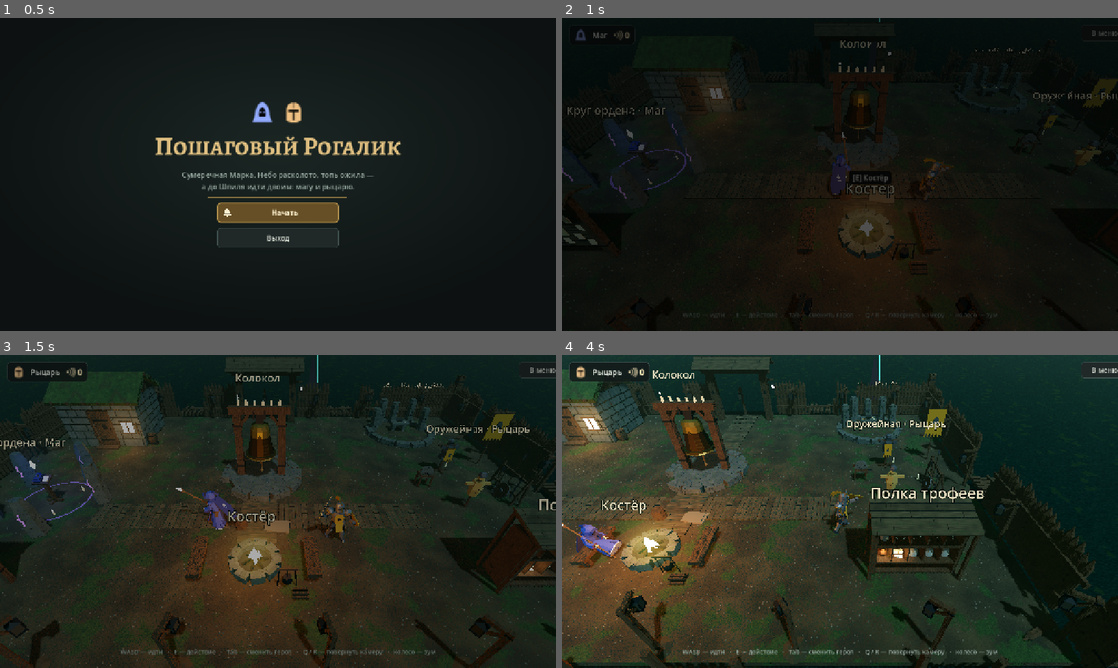
Above: before the commit, frames 1-4 (two rows, left to right).
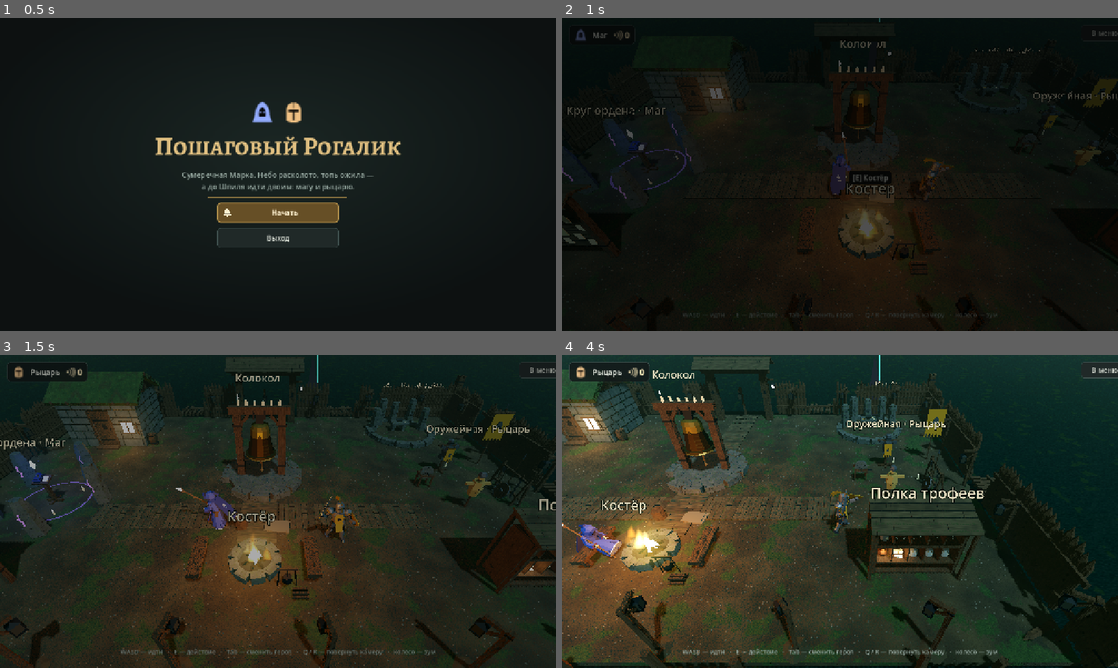
Above: after the commit, the same moments.

Repository: Devourer77/RogalicGame
Game: Godot game, scene res://ui/main_menu.tscn
The game is run twice, just before and just after one commit, with the same random seed, the same clock (stepped at 60 frames per second) and the same inputs.
Inputs (mouse positions are in pixels of both pictures, inside the frame that each line leads up to):
- Up to frame 1 (0.5 s): no input
- Up to frame 2 (1 s): click "Начать" at 0.5 s
- Up to frame 3 (1.5 s): tap Enter at 1.25 s; move the mouse to (400, 495) at 1.27 s; hold D (hub_right) from 1.28 s (still down); hold Tab (hub_switch) from 1.28 s (still down); click (400, 495) at 1.42 s
- Up to frame 4 (4 s): release D (hub_right) at 2 s; release Tab (hub_switch) at 2 s; drag from (728, 527) to (812, 574) at 2.02 s; move the mouse to (895, 442) at 2.77 s; hold D (hub_right) 2.78-3.5 s; tap Enter at 2.85 s; drag from (812, 574) to (673, 464) at 3.52 s

Frame 1 is identical in both runs. In frame 2, 0.1% of the frame differs, in the area x 49-58%, y 13-71%; in frame 3, 0.1%; in frame 4, 0.5%, in the area x 10-18%, y 11-66%.

Commit message:
Эффекты, этап 6: атмосфера топей и заставы
Арены: мягкие болотные огоньки (GPU-частицы с турбулентностью) вместо
шариков, в пещере — искры; полосы тумана за краями поля; мошкара у
больших деревьев; морось в половине боёв (RAIN_ENABLED, RAIN_CHANCE,
выбор по сиду раскладки, общий генератор не трогается); споры вокруг
споровика. Застава: живой костёр с углями, дымом и мерцающим светом,
колышущиеся свечи колокола, мотыльки у горящих фонарей, туман за
частоколом, огоньки над шарами покорённых духов в Святилище.
VfxPlayer: турбулентность, выброс по коробке, перекраска loop.

Co-Authored-By: Claude Opus 5.5 <noreply@anthropic.com>
Claude-Session: https://claude.ai/code/session_01JjJyb7mvPtaHjpg3oVwvri

Diff:
--- a/scripts/battle.gd
+++ b/scripts/battle.gd
@@ -50,6 +50,8 @@
 const HITSTOP_TIME: float = 0.08           # стоп-кадр: на столько секунд игра почти замирает
 const HITSTOP_SCALE: float = 0.05          # …и идёт с такой скоростью (1.0 — без стоп-кадра)
 const SHAKE_ENABLED: bool = true           # тряска камеры (потом — в настройки)
+const RAIN_ENABLED: bool = true            # морось над топями (потом — в настройки)
+const RAIN_CHANCE: float = 0.5             # в какой доле боёв идёт морось
 const SHAKE_POWER_HERO_HIT: float = 0.06   # тряска, когда бьют героя
 const SHAKE_POWER_BIG_HIT: float = 0.15    # …сильный удар (от VfxPlayer.BIG_HIT) или добивание
 const SHAKE_POWER_BOSS: float = 0.3        # удар босса
@@ -111,6 +113,10 @@
 	add_child(vfx)
 	vfx.warm_up()
 	board.vfx = vfx   # живой огонь, круги на воде, газ и т. п. на клетках
+	# Атмосфера арены: огоньки, туман, мошкара; морось — в части боёв (выбор по сиду раскладки,
+	# на правила и общий генератор случайностей не влияет)
+	var rainy: bool = RAIN_ENABLED and posmod(hash(layout_seed), 100) < int(RAIN_CHANCE * 100.0)
+	board.add_atmosphere(rainy)
 	_create_views()
 	_connect_logic()
 	hud.card_pressed.connect(_on_card_pressed)
@@ -151,6 +157,7 @@
 	view.setup_label(1.4 * e.data.size + 0.55)
 	_views[e] = view
 	_last_hp[e] = e.hp
+	vfx.enemy_ambient(view, e.data.id if e.data != null else "", _unit_height(e))   # споры у споровика
 	return view
 
 
--- a/scripts/board.gd
+++ b/scripts/board.gd
@@ -342,7 +342,50 @@
 	dot.material = _glow_material(COLOR_EMBER_LIGHT if _arena == "cave" else COLOR_WISP, 3.0)   # в пещере — искры
 	wisps.mesh = dot
 	wisps.position = field_center() + Vector3(0.0, 0.9, 0.0)
+	wisps.name = "Wisps"
 	add_child(wisps)
+
+
+# Атмосфера арены (эффекты, этап 6): мягкие огоньки вместо шариков, туман у краёв,
+# мошкара у деревьев, морось. Зовётся сценой боя после того, как задан vfx.
+func add_atmosphere(rain: bool) -> void:
+	if vfx == null:
+		return
+	var center: Vector3 = field_center()
+	var half := Vector3(width * CELL_STEP * 0.5, 0.0, height * ROW_STEP * 0.5)
+	var old: Node = get_node_or_null("Wisps")
+	if old != null:
+		old.queue_free()
+	var air := Node3D.new()
+	air.name = "Atmosphere"
+	add_child(air)
+	if _arena == "cave":
+		# В пещере вместо огоньков — искры углей, тумана и дождя нет
+		vfx.loop("wisp_loop", air, center + Vector3(0.0, 1.0, 0.0), 1.0, COLOR_EMBER_LIGHT,
+			Vector3(half.x + 2.0, 0.8, half.z + 2.0))
+		return
+	vfx.loop("wisp_loop", air, center + Vector3(0.0, 1.0, 0.0), 1.0, Color(0, 0, 0, 0),
+		Vector3(half.x + 4.0, 0.6, half.z + 4.0))
+	# Туман: четыре полосы за краями поля, над водой — поле остаётся чистым
+	var edge: float = 3.5
+	for side: Array in [[Vector3(0.0, 0.0, -half.z - edge), Vector3(half.x + 6.0, 0.3, 2.0)],
+			[Vector3(0.0, 0.0, half.z + edge), Vector3(half.x + 6.0, 0.3, 2.0)],
+			[Vector3(-half.x - edge, 0.0, 0.0), Vector3(2.0, 0.3, half.z + 2.0)],
+			[Vector3(half.x + edge, 0.0, 0.0), Vector3(2.0, 0.3, half.z + 2.0)]]:
+		vfx.loop("mist_loop", air, center + side[0] + Vector3(0.0, 0.4, 0.0), 1.0, Color(0, 0, 0, 0), side[1])
+	# Мошкара у больших деревьев (декор за краем поля)
+	var decor: Node = get_node_or_null("Decorations")
+	if decor != null:
+		var swarms: int = 0
+		for prop in decor.get_children():
+			if swarms >= 4:
+				break
+			if prop is Node3D and String(prop.scene_file_path).contains("tree"):
+				vfx.loop("midge_loop", air, (prop as Node3D).position + Vector3(0.4, 1.3, 0.3))
+				swarms += 1
+	if rain:
+		vfx.loop("rain_loop", air, center + Vector3(0.0, 6.0, 0.0), 1.0, Color(0, 0, 0, 0),
+			Vector3(half.x + 3.0, 0.5, half.z + 3.0))
 
 
 # Светящийся материал без теней (для частиц и огня)
--- a/scripts/hub/hub.gd
+++ b/scripts/hub/hub.gd
@@ -99,6 +99,10 @@
 var _door_tween: Tween
 var _card_stacks: Array[Node3D] = []           # стопки карт на столе Караульни: мало / средне / много
 var _lantern_mats: Array[StandardMaterial3D] = []
+var _lantern_glass: Array[Node3D] = []             # стекло фонарей — у горящих кружат мотыльки
+var _moths: Array[GPUParticles3D] = []
+var _shrine_motes: Array[GPUParticles3D] = []     # огоньки над шарами покорённых духов
+var _vfx: VfxPlayer                                 # частицы и мерцание (scripts/vfx_player.gd)
 var _banner: Node3D
 var _shelf_slots: Array[Node3D] = []        # места на полке: в каждом оберег, ткань и меловой контур
 var _shelf_lights: Array[OmniLight3D] = []  # тёплый отсвет открытого оберега
@@ -116,6 +120,7 @@
 	_build_palisade()
 	_build_points()
 	_build_lanterns()
+	_build_atmosphere()
 	_spawn_heroes()
 	camera.flight_finished.connect(_on_flight_finished)
 	hud = HubHud.new()
@@ -125,6 +130,45 @@
 	Meta.changed.connect(refresh_world)
 	refresh_world()
 	_wake_up()
+
+
+# Атмосфера заставы (эффекты, этап 6): живой костёр с искрами и дымом, мерцание свечей
+# колокола, мотыльки у горящих фонарей, туман за частоколом, огоньки над шарами Святилища
+func _build_atmosphere() -> void:
+	_vfx = VfxPlayer.new()
+	_vfx.name = "Vfx"
+	add_child(_vfx)
+	# Костёр: крупное пламя, угли вьются вверх, дым уходит в сумерки, свет дышит
+	_vfx.loop("fire_loop", self, FIRE_POS + Vector3(0.0, 0.45, 0.0), 1.7)
+	_vfx.loop("ember_loop", self, FIRE_POS + Vector3(0.0, 0.6, 0.0), 1.6)
+	_vfx.loop("smoke_loop", self, FIRE_POS + Vector3(0.0, 1.6, 0.0), 1.8)
+	var fire_light: OmniLight3D = get_node_or_null("FireLight") as OmniLight3D
+	if fire_light != null:
+		_vfx.flicker(fire_light, fire_light.light_energy)
+	# Свечи на балке колокола чуть колышутся
+	for flame in _candle_flames:
+		var sway: Tween = flame.create_tween().set_loops()
+		var t: float = randf_range(0.35, 0.6)
+		sway.tween_property(flame, "rotation:z", 0.12, t).set_trans(Tween.TRANS_SINE)
+		sway.tween_property(flame, "rotation:z", -0.1, t * 1.1).set_trans(Tween.TRANS_SINE)
+	# Мотыльки у фонарей (горят не все — включаются в refresh_world)
+	for glass in _lantern_glass:
+		var moths: GPUParticles3D = _vfx.loop("moth_loop", self, glass.global_position)
+		moths.emitting = false
+		_moths.append(moths)
+	# Туман за частоколом: полосы вокруг площадки, внутри чисто
+	var hx: float = FLOOR_SIZE.x * 0.5
+	var hz: float = FLOOR_SIZE.y * 0.5
+	for side: Array in [[Vector3(0.0, 0.3, -hz - 4.0), Vector3(hx + 6.0, 0.3, 2.5)],
+			[Vector3(0.0, 0.3, hz + 4.0), Vector3(hx + 6.0, 0.3, 2.5)],
+			[Vector3(-hx - 4.0, 0.3, 0.0), Vector3(2.5, 0.3, hz + 3.0)],
+			[Vector3(hx + 4.0, 0.3, 0.0), Vector3(2.5, 0.3, hz + 3.0)]]:
+		_vfx.loop("mist_loop", self, side[0], 1.0, Color(0, 0, 0, 0), side[1])
+	# Святилище: над шаром покорённого духа поднимаются огоньки его цвета
+	for orb in _shrine_orbs:
+		var motes: GPUParticles3D = _vfx.loop("rise", self, orb.global_position, 0.35)
+		motes.emitting = false
+		_shrine_motes.append(motes)
 
 
 # Пробуждение: герои проявляются из темноты; если пришли из забега — «Итог пути»
@@ -401,6 +445,8 @@
 		lm.emission_enabled = on
 		lm.emission = COL_WARM
 		lm.emission_energy_multiplier = 3.0
+		if i < _moths.size():
+			_moths[i].emitting = on   # мотыльки летят только на свет
 
 	# Стопка карт на столе Караульни растёт с Запасом обоих героев (до 5 карт / до 15 / больше)
 	var stock: int = 0
@@ -442,6 +488,9 @@
 		om.emission = sp.color
 		om.emission_energy_multiplier = 2.5
 		any_tamed = any_tamed or tamed
+		if i < _shrine_motes.size():
+			_shrine_motes[i].emitting = tamed
+			_shrine_motes[i].process_material = _vfx.loop_material("rise", sp.color)
 	if _shrine_light != null:
 		_shrine_light.visible = any_tamed
 
@@ -535,6 +584,7 @@
 		var mat := StandardMaterial3D.new()
 		glass.material_override = mat
 		_lantern_mats.append(mat)
+		_lantern_glass.append(glass)
 
 
 # Частокол по краю: секции по 2 м. С юга (у камеры) он повален — не закрывает заставу,
--- a/scripts/vfx_player.gd
+++ b/scripts/vfx_player.gd
@@ -266,6 +266,32 @@
 	"fuse_smoke": {"tex": "smoke_sheet", "frames": 4, "color": Color(0.25, 0.25, 0.26, 0.4), "amount": 3,
 		"life": 1.4, "speed": [0.3, 0.6], "dir": Vector3.UP, "spread": 15.0, "gravity": 0.2,
 		"size": [0.3, 0.5], "radius": 0.1, "spin": 30.0, "fade_in": true, "grow": true},
+
+	# ---- Атмосфера (этап 6). Поле turbulence — частицы «роятся» (шум вместо прямого полёта) ----
+	# Болотные огоньки над полем (область задаётся при вызове loop, параметр box)
+	"wisp_loop": {"tex": "soft_dot", "color": Color(0.6, 1.0, 0.75), "energy": 2.0, "amount": 40, "life": 7.0,
+		"speed": [0.05, 0.2], "dir": Vector3.UP, "spread": 60.0, "gravity": 0.0, "size": [0.12, 0.22],
+		"add": true, "fade_in": true, "turbulence": 0.35},
+	# Слои тумана у краёв поля: огромные бледные клубы медленно ползут
+	"mist_loop": {"tex": "smoke_sheet", "frames": 4, "color": Color(0.55, 0.66, 0.6, 0.14), "amount": 12,
+		"life": 14.0, "speed": [0.05, 0.15], "dir": Vector3.RIGHT, "spread": 40.0, "gravity": 0.0,
+		"size": [4.0, 7.0], "spin": 4.0, "fade_in": true, "grow": true},
+	# Мошкара у мёртвых деревьев
+	"midge_loop": {"tex": "soft_dot", "color": Color(0.08, 0.09, 0.07, 0.9), "amount": 16, "life": 2.5,
+		"speed": [0.1, 0.3], "spread": 180.0, "gravity": 0.0, "size": [0.035, 0.055], "radius": 0.35,
+		"turbulence": 1.0},
+	# Мотыльки у фонарей
+	"moth_loop": {"tex": "soft_dot", "color": Color(1.0, 0.95, 0.8), "energy": 1.6, "amount": 4, "life": 3.0,
+		"speed": [0.1, 0.3], "spread": 180.0, "gravity": 0.0, "size": [0.05, 0.08], "radius": 0.4,
+		"add": true, "turbulence": 1.0},
+	# Морось над полем
+	"rain_loop": {"tex": "spark", "color": Color(0.72, 0.8, 0.88, 0.32), "amount": 260, "life": 0.9,
+		"speed": [8.0, 10.0], "dir": Vector3.DOWN, "spread": 3.0, "gravity": -2.0, "size": [0.035, 0.055],
+		"stretch": true},
+	# Споры вокруг споровика
+	"spore_loop": {"tex": "soft_dot", "color": Color(0.78, 0.82, 0.48, 0.75), "amount": 7, "life": 2.6,
+		"speed": [0.1, 0.3], "dir": Vector3.UP, "spread": 60.0, "gravity": 0.1, "size": [0.05, 0.09],
+		"radius": 0.5, "fade_in": true, "turbulence": 0.5},
 }
 
 var _process_cache: Dictionary = {}   # имя пресета → ParticleProcessMaterial
@@ -343,9 +369,17 @@
 	return parts
 
 
+# Материал частиц пресета с другим цветом — чтобы перекрасить уже работающий loop
+func loop_material(preset_name: String, color: Color) -> ParticleProcessMaterial:
+	return _process_for(preset_name, color)
+
+
 # Непрерывный эффект на месте (огонь на клетке, круги на луже, газ). Живёт, пока жив parent.
 # at — точка относительно parent.
-func loop(preset_name: String, parent: Node3D, at: Vector3 = Vector3.ZERO, scale: float = 1.0) -> GPUParticles3D:
+# color — другой цвет (прозрачный Color — как в пресете); box — частицы появляются по всей коробке
+# с такими полуразмерами (огоньки над полем, морось), а не в точке.
+func loop(preset_name: String, parent: Node3D, at: Vector3 = Vector3.ZERO, scale: float = 1.0,
+		color: Color = Color(0, 0, 0, 0), box: Vector3 = Vector3.ZERO) -> GPUParticles3D:
 	var p: Dictionary = PRESETS[preset_name]
 	var parts := GPUParticles3D.new()
 	var amount: int = p.get("amount", 8)
@@ -354,10 +388,16 @@
 	parts.preprocess = parts.lifetime   # сразу «в разгаре», а не с пустого места
 	parts.randomness = 0.3
 	parts.fixed_fps = 0
-	parts.process_material = _process_for(preset_name)
+	var process: ParticleProcessMaterial = _process_for(preset_name, color)
+	if box != Vector3.ZERO:
+		process = process.duplicate()
+		process.emission_shape = ParticleProcessMaterial.EMISSION_SHAPE_BOX
+		process.emission_box_extents = box
+	parts.process_material = process
 	parts.draw_pass_1 = _draw_for(preset_name)
 	parts.cast_shadow = GeometryInstance3D.SHADOW_CASTING_SETTING_OFF
-	parts.visibility_aabb = AABB(Vector3(-2, -1, -2), Vector3(4, 5, 4))
+	var reach: Vector3 = box + Vector3(2.0, 3.0, 2.0)
+	parts.visibility_aabb = AABB(-reach, reach * 2.0)
 	parts.position = at
 	if scale != 1.0:
 		parts.scale = Vector3.ONE * scale
@@ -411,6 +451,15 @@
 	if p.get("frames", 1) > 1:
 		m.anim_speed_min = 1.0
 		m.anim_speed_max = 1.0
+	var turbulence: float = p.get("turbulence", 0.0)
+	if turbulence > 0.0:
+		# Шум сбивает частицы с прямого пути — рой мошкары, плавающие огоньки
+		m.turbulence_enabled = true
+		m.turbulence_noise_strength = 1.0
+		m.turbulence_noise_scale = 2.5
+		m.turbulence_noise_speed = Vector3(0.2, 0.2, 0.2)
+		m.turbulence_influence_min = turbulence * 0.5
+		m.turbulence_influence_max = turbulence
 	# Размер: быстро вырастает и плавно уменьшается к концу жизни
 	var curve := Curve.new()
 	if p.get("grow", false):
@@ -1377,3 +1426,20 @@
 		var bob: Tween = core.create_tween().set_loops()
 		bob.tween_property(core, "position:y", 0.12, 0.9).set_trans(Tween.TRANS_SINE)
 		bob.tween_property(core, "position:y", -0.08, 0.9).set_trans(Tween.TRANS_SINE)
+
+
+# ---------- Атмосфера (этап 6) ----------
+
+# Постоянный эффект у врага: споры у споровика (на фигурке, ходит с ней)
+func enemy_ambient(view: Node3D, enemy_id: String, height: float) -> void:
+	if enemy_id != "sporeling":
+		return
+	var holder: Node3D = view.get_node_or_null("Auras")
+	if holder == null:
+		holder = Node3D.new()
+		holder.name = "Auras"
+		view.add_child(holder)
+	var node := Node3D.new()
+	node.name = "spores"
+	holder.add_child(node)
+	loop("spore_loop", node, Vector3(0.0, height * 0.6, 0.0))
